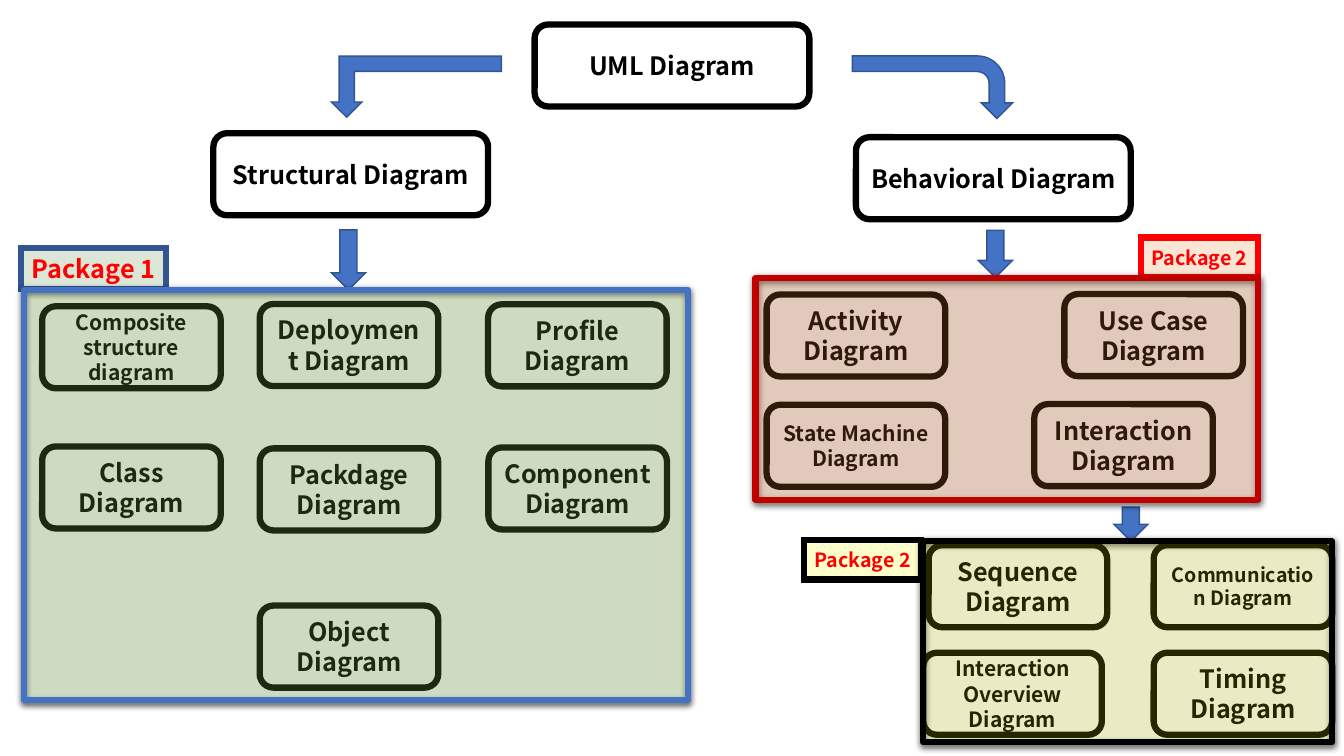
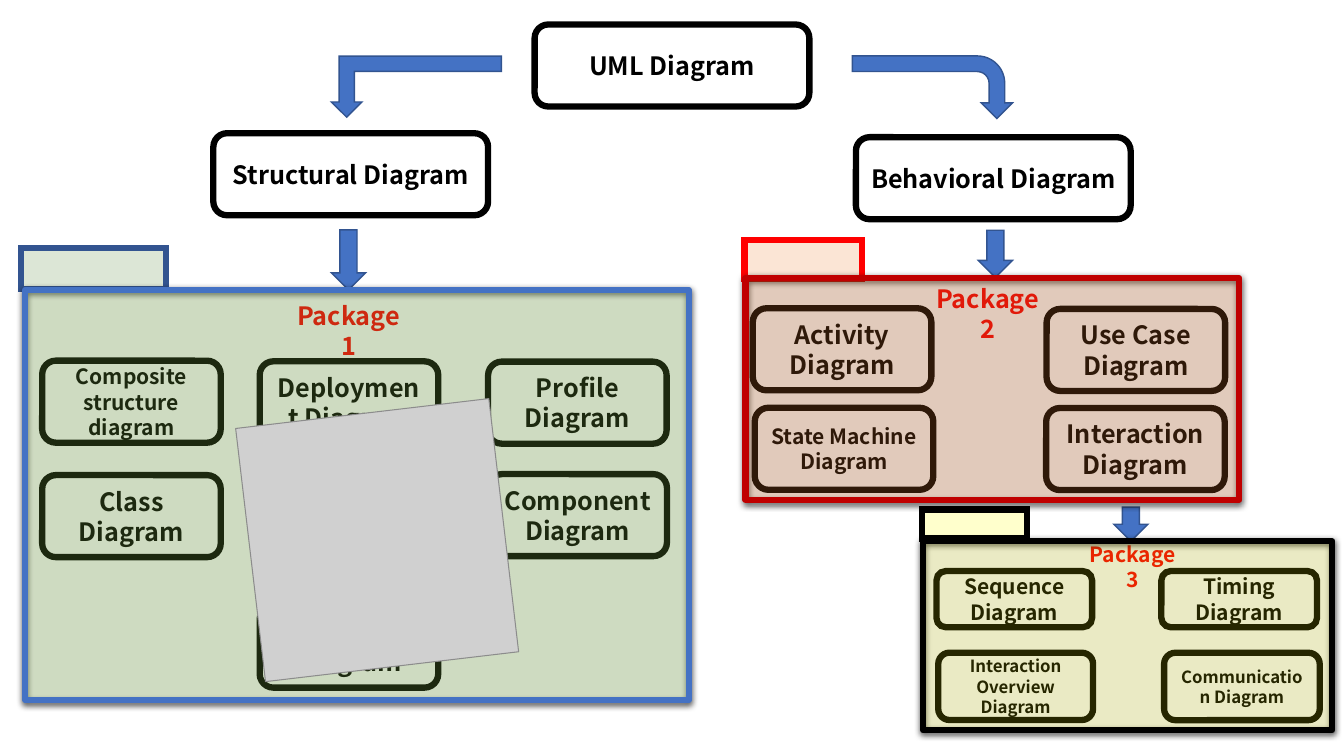
Before and after one commit to lejk8104/Project_Package_Diagram, a slide deck: slide 1 of 이미지자료.pptx. Drawn at 1344x756 pixels with LibreOffice and Linux fonts; fonts in the diff are those of the drawing; grey boxes stand for pictures. Boxes give left, top, right and bottom in pixels: in the first picture for what was removed or moved away, otherwise in the second. Text is boxed around its words. In the diff, an @@ line names an element or a change of style, - is before the commit and + after.

```diff
--- a/이미지자료.pptx
+++ b/이미지자료.pptx
@@ text in rectangle at (32,258,155,284): text removed @@
-Package 1
@@ rectangle added at (745,240,862,279), fill #ED7D31 at 20% opacity, outline #FF0000 4.5 pt @@
@@ rectangle: place and size @@
-rectangle at (756,278,1258,500)
+rectangle at (746,278,1240,500)
@@ text "Package 2": place and size @@
-text "Package 2" at (1141,238,1258,277)
+text "Package 2" at (936,282,1039,338)
@@ text "Package 2" at (936,282,1039,338): size 14 to 18 pt; vertical alignment middle to top; fill #ED7D31 at 20% opacity to none; outline #FF0000 4.5 pt to none @@
@@ text added at (297,305,400,361), 18 pt, text #FF0000, bold @@
+Package 1
@@ rounded rectangle "Activity Diagram": place and size @@
-rounded rectangle "Activity Diagram" at (767,294,946,376)
+rounded rectangle "Activity Diagram" at (753,309,932,390)
@@ rounded rectangle "Use Case Diagram": place and size @@
-rounded rectangle "Use Case Diagram" at (1065,294,1243,376)
+rounded rectangle "Use Case Diagram" at (1047,309,1225,390)
@@ rounded rectangle "Composite structure diagram": place and size @@
-rounded rectangle "Composite structure diagram" at (42,307,221,388)
+rounded rectangle "Composite structure diagram" at (42,361,221,443)
@@ rounded rectangle "Deployment Diagram": place and size @@
-rounded rectangle "Deployment Diagram" at (260,304,439,386)
+rounded rectangle "Deployment Diagram" at (260,361,439,443)
@@ rounded rectangle "Profile Diagram": place and size @@
-rounded rectangle "Profile Diagram" at (488,304,666,386)
+rounded rectangle "Profile Diagram" at (488,362,666,444)
@@ picture added at (236,398,519,681) @@
@@ rounded rectangle "State Machine Diagram": place and size @@
-rounded rectangle "State Machine Diagram" at (767,405,946,487)
+rounded rectangle "State Machine Diagram" at (755,408,934,490)
@@ rounded rectangle "Interaction Diagram": place and size @@
-rounded rectangle "Interaction Diagram" at (1034,404,1213,486)
+rounded rectangle "Interaction Diagram" at (1047,408,1225,490)
@@ rounded rectangle "Class Diagram": place and size @@
-rounded rectangle "Class Diagram" at (42,447,221,528)
+rounded rectangle "Class Diagram" at (42,475,221,557)
@@ rounded rectangle: place and size @@
-rounded rectangle at (260,449,439,530)
+rounded rectangle at (260,474,439,556)
@@ text in rounded rectangle at (290,464,409,520): text removed @@
-Packdage Diagram
@@ rounded rectangle "Component Diagram": place and size @@
-rounded rectangle "Component Diagram" at (489,448,667,529)
+rounded rectangle "Component Diagram" at (489,474,667,556)
@@ rectangle: place and size @@
-rectangle at (805,540,922,580)
+rectangle at (922,510,1026,539)
@@ text in rectangle at (814,551,911,572): text removed @@
-Package 2
@@ rectangle: place and size @@
-rectangle at (924,541,1333,742)
+rectangle at (924,541,1333,730)
@@ text added at (1090,541,1176,588), 15 pt, text #FF0000, bold @@
+Package 3
@@ rounded rectangle "Sequence Diagram": place and size @@
-rounded rectangle "Sequence Diagram" at (929,545,1107,627)
+rounded rectangle "Sequence Diagram" at (937,572,1092,628)
@@ rounded rectangle "Sequence Diagram" at (937,572,1092,628): size 18 to 15 pt @@
@@ rounded rectangle "Timing Diagram" at (1162,572,1317,628): size 18 to 15 pt @@
@@ rounded rectangle "Timing Diagram": place and size @@
-rounded rectangle "Timing Diagram" at (1154,653,1333,735)
+rounded rectangle "Timing Diagram" at (1162,572,1317,628)
@@ rounded rectangle "Interaction Overview Diagram": place and size @@
-rounded rectangle "Interaction Overview Diagram" at (924,653,1102,735)
+rounded rectangle "Interaction Overview Diagram" at (939,653,1094,721)
@@ rounded rectangle "Interaction Overview Diagram" at (939,653,1094,721): size 15 to 12 pt @@
@@ rounded rectangle "Communication Diagram": place and size @@
-rounded rectangle "Communication Diagram" at (1154,545,1333,627)
+rounded rectangle "Communication Diagram" at (1165,653,1320,721)
@@ rounded rectangle "Communication Diagram" at (1165,653,1320,721): size 14 to 12 pt @@
```
Also in this commit, not shown: 2 slides added, 23 other files.
